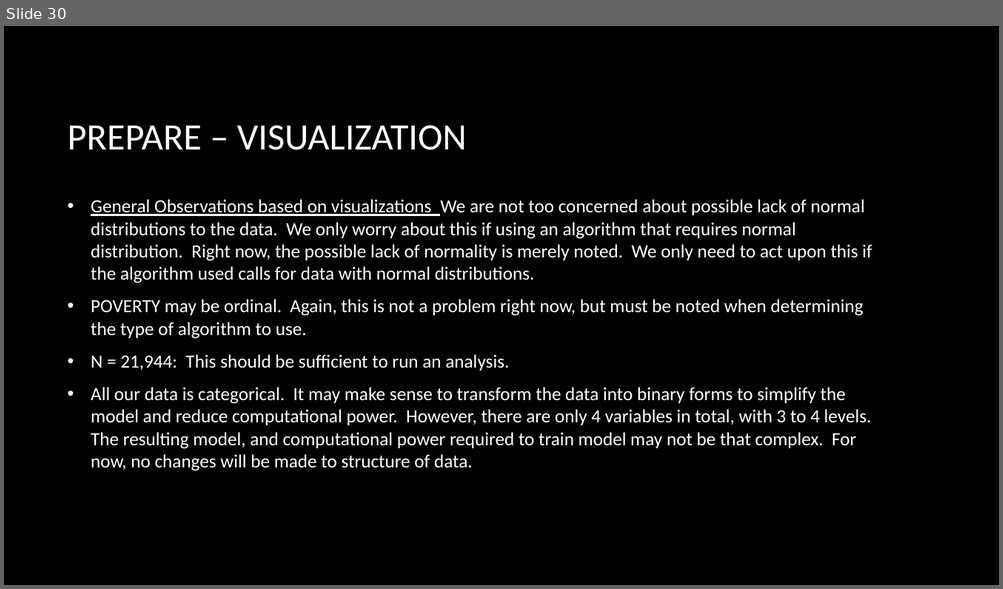
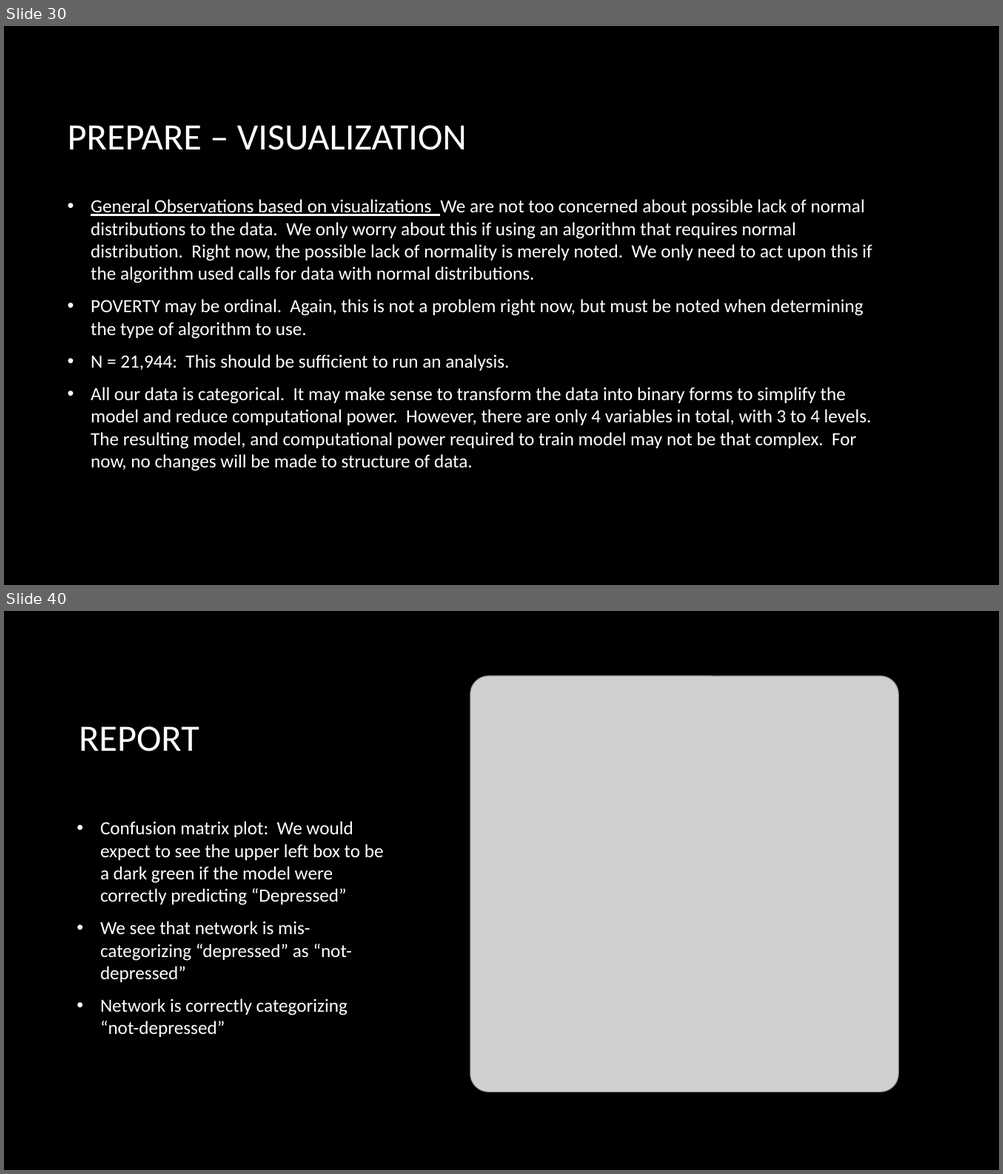
Before and after one commit to danlagos/ANA500-Week-4, a slide deck: Depression and Poverty.pptx. Shown one above the other, each under a label of ours: slide 30 before the commit, slides 30 and 40 after it; the slides between them are not shown. The pictures are 1003x589 and 1003x1174 pixels, drawn with LibreOffice and Linux fonts; fonts in the diff are those of the drawing; grey boxes stand for pictures; background and template pictures are left out. Boxes give left, top, right and bottom in pixels: in the first picture for what was removed or moved away, otherwise in the second. Text is boxed around its words. In the diff, an @@ line names an element or a change of style, - is before the commit and + after.

```diff
--- a/Depression and Poverty.pptx
+++ b/Depression and Poverty.pptx
@@ slide 40 added at [4,611,999,1170], background picture (left out) @@
@@ picture added at [470,676,899,1092] @@
@@ title added at [79,726,199,752], 36 pt, text #FFFFFF @@
+REPORT
@@ text added at [100,821,384,1037], 18 pt, text #FFFFFF @@
+• Confusion matrix plot: We would expect to see the upper left box to be a dark green if the model were correctly predicting “Depressed”
+• We see that network is mis-categorizing “depressed” as “not-depressed”
+• Network is correctly categorizing “not-depressed”
```
Also in this commit, not shown: 12 slides changed, 4 other slides added, 5 slides removed, 2 other files.
